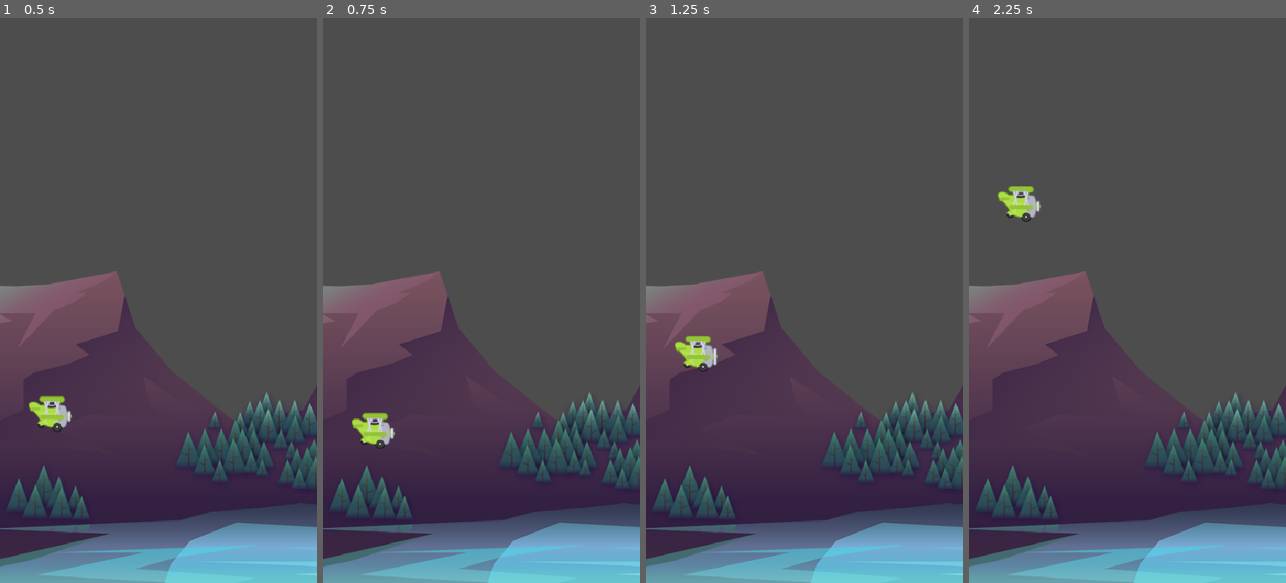
Above: before the commit, frames 1-4 (left to right).
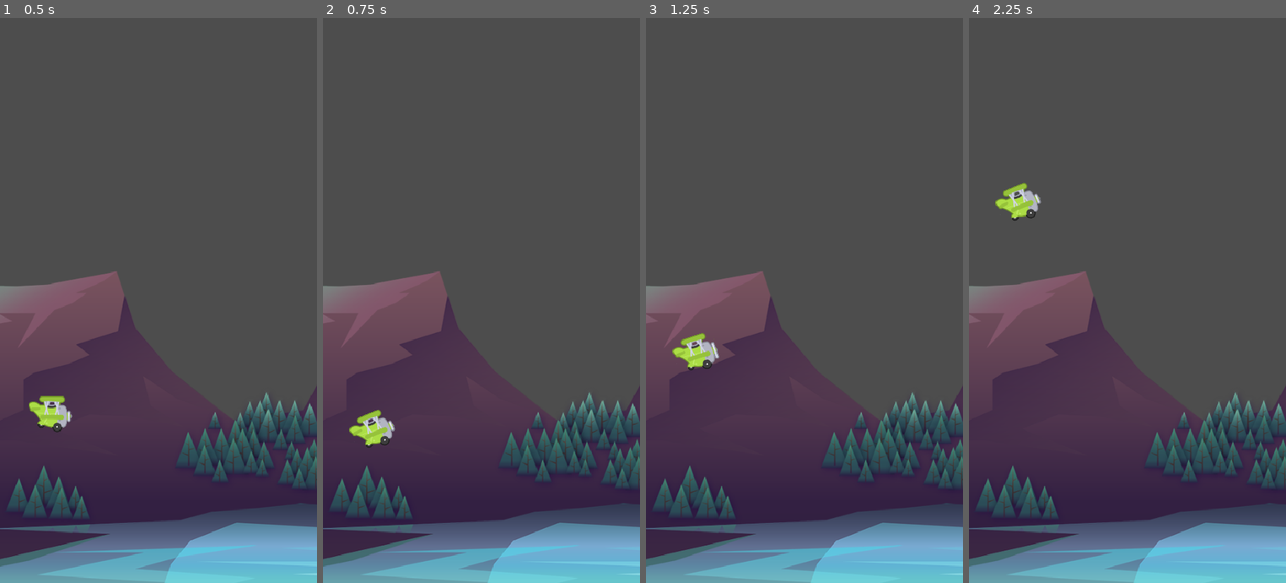
Above: after the commit, the same moments.

Repository: johnsuico/Udemy-Godot-Tutorial-2D
Game: Godot game, scene res://Scenes/Game/Game.tscn
The game is run twice, just before and just after one commit, with the same random seed, the same clock (stepped at 60 frames per second) and the same inputs.
Inputs:
- Up to frame 1 (0.5 s): no input
- Up to frame 2 (0.75 s): tap Space (jump) at 0.6 s
- Up to frame 3 (1.25 s): tap Space (jump) at 0.77, 1.07 s
- Up to frame 4 (2.25 s): tap Space (jump) at 1.35, 1.52, 1.82, 2.1 s

Frame 1 is identical in both runs. In frame 2, 0.5% of the frame differs, in the area x 8-23%, y 69-77%; in frame 3, 0.4%; in frame 4, 0.5%.

Commit message:
Add jump animation

Diff:
--- a/tappy-plane-tutorial/Scenes/Plane/Plane.gd
+++ b/tappy-plane-tutorial/Scenes/Plane/Plane.gd
@@ -2,6 +2,9 @@
 
 # Getting the built in gravity value from project settings
 var _gravity: float = ProjectSettings.get("physics/2d/default_gravity")
+
+# Get the animation player. Using it for the jump animation
+@onready var animation_player: AnimationPlayer = $AnimationPlayer
 
 # Constant for jump velocity
 const JUMP_POWER: float = -350.0
@@ -21,6 +24,8 @@
 
 	if Input.is_action_just_pressed("jump"):
 		velocity.y = JUMP_POWER # Change velocity when space is pressed to make the plane jump
+		animation_player.play("Jump")
+
 
 	# This moves the characterbody2d node using the velocity
 	move_and_slide()
--- a/tappy-plane-tutorial/Scenes/Plane/Plane.tscn
+++ b/tappy-plane-tutorial/Scenes/Plane/Plane.tscn
@@ -35,6 +35,43 @@
 [sub_resource type="CircleShape2D" id="CircleShape2D_c1i0r"]
 radius = 31.06445
 
+[sub_resource type="Animation" id="Animation_p0ear"]
+resource_name = "Jump"
+length = 0.3
+tracks/0/type = "value"
+tracks/0/imported = false
+tracks/0/enabled = true
+tracks/0/path = NodePath("AnimatedSprite2D:rotation")
+tracks/0/interp = 1
+tracks/0/loop_wrap = true
+tracks/0/keys = {
+"times": PackedFloat32Array(0, 0.1004799, 0.3),
+"transitions": PackedFloat32Array(1, 1, 1),
+"update": 0,
+"values": [0.0, -0.4363323129985824, 0.0]
+}
+
+[sub_resource type="Animation" id="Animation_kvaiv"]
+length = 0.001
+tracks/0/type = "value"
+tracks/0/imported = false
+tracks/0/enabled = true
+tracks/0/path = NodePath("AnimatedSprite2D:rotation")
+tracks/0/interp = 1
+tracks/0/loop_wrap = true
+tracks/0/keys = {
+"times": PackedFloat32Array(0),
+"transitions": PackedFloat32Array(1),
+"update": 0,
+"values": [0.0]
+}
+
+[sub_resource type="AnimationLibrary" id="AnimationLibrary_eeabi"]
+_data = {
+&"Jump": SubResource("Animation_p0ear"),
+&"RESET": SubResource("Animation_kvaiv")
+}
+
 [node name="Plane" type="CharacterBody2D"]
 script = ExtResource("1_p0ear")
 
@@ -47,3 +84,8 @@
 
 [node name="CollisionShape2D" type="CollisionShape2D" parent="."]
 shape = SubResource("CircleShape2D_c1i0r")
+
+[node name="AnimationPlayer" type="AnimationPlayer" parent="."]
+libraries = {
+&"": SubResource("AnimationLibrary_eeabi")
+}
Not shown: 1 places in tappy-plane-tutorial/Scenes/Plane/Plane.tscn that only renumber resources
